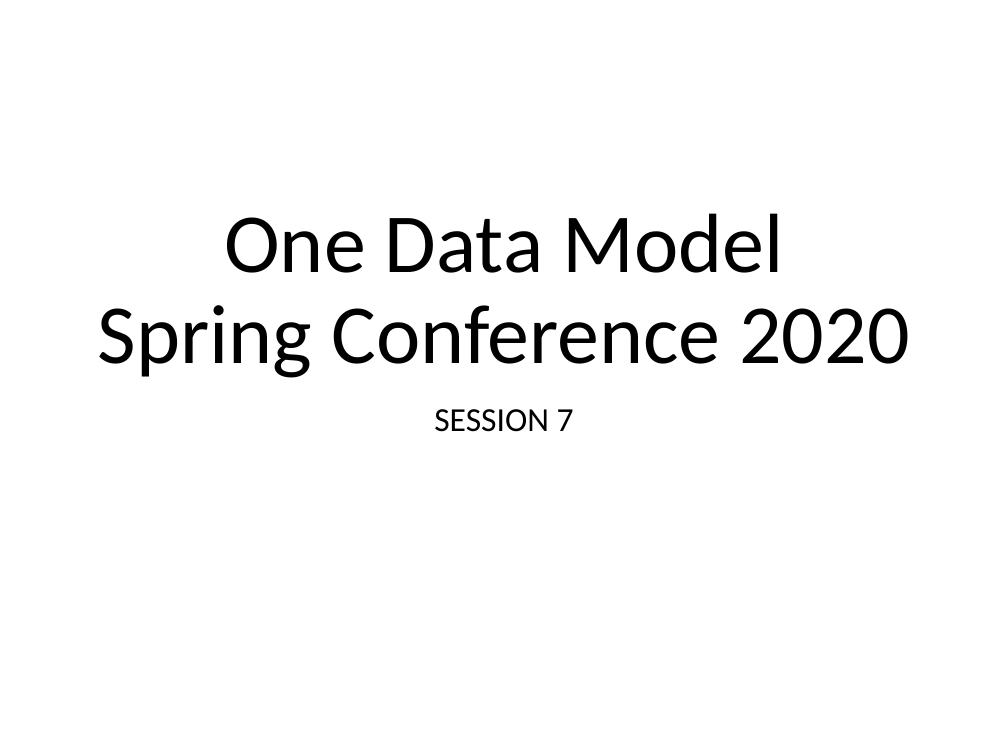
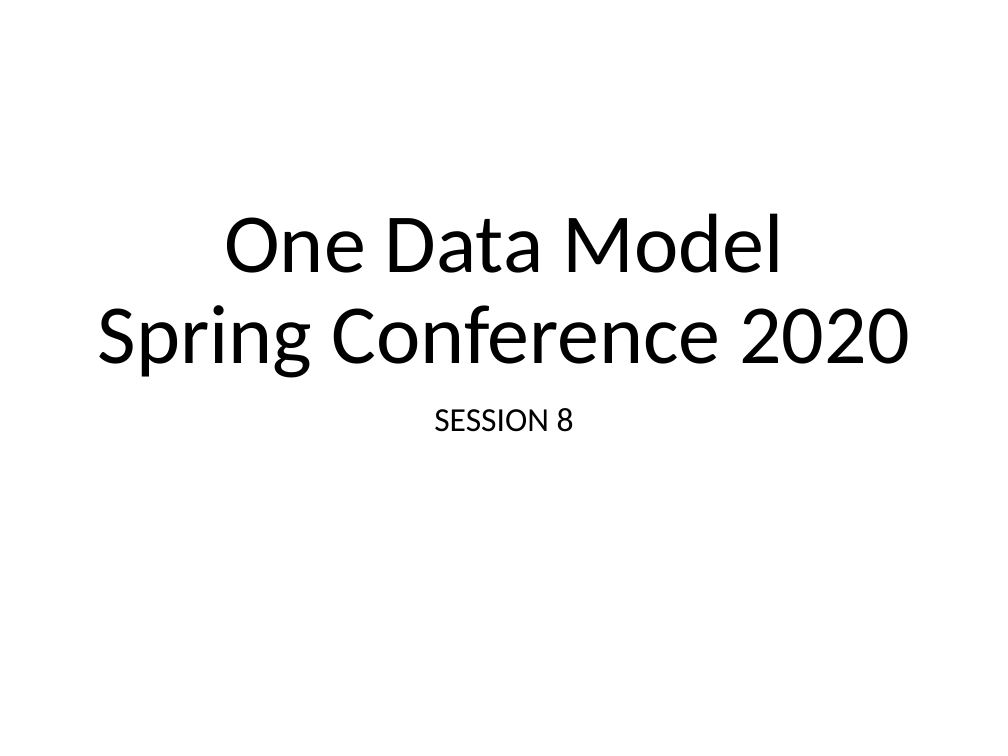
Before and after one commit to one-data-model/Conference2020, a slide deck: slide 1 of Session 7.pptx. Drawn at 1008x756 pixels with LibreOffice and Linux fonts; fonts in the diff are those of the drawing. Boxes give left, top, right and bottom in pixels: in the first picture for what was removed or moved away, otherwise in the second. Text is boxed around its words. In the diff, an @@ line names an element or a change of style, - is before the commit and + after.

```diff
--- a/Session 7.pptx
+++ b/Session 7.pptx
@@ subtitle at [434,408,574,432]: text changed @@
-SESSION 7
+SESSION 8
```
Also in this commit, not shown: 1 other slide changed, 1 slide added, 1 other file.
